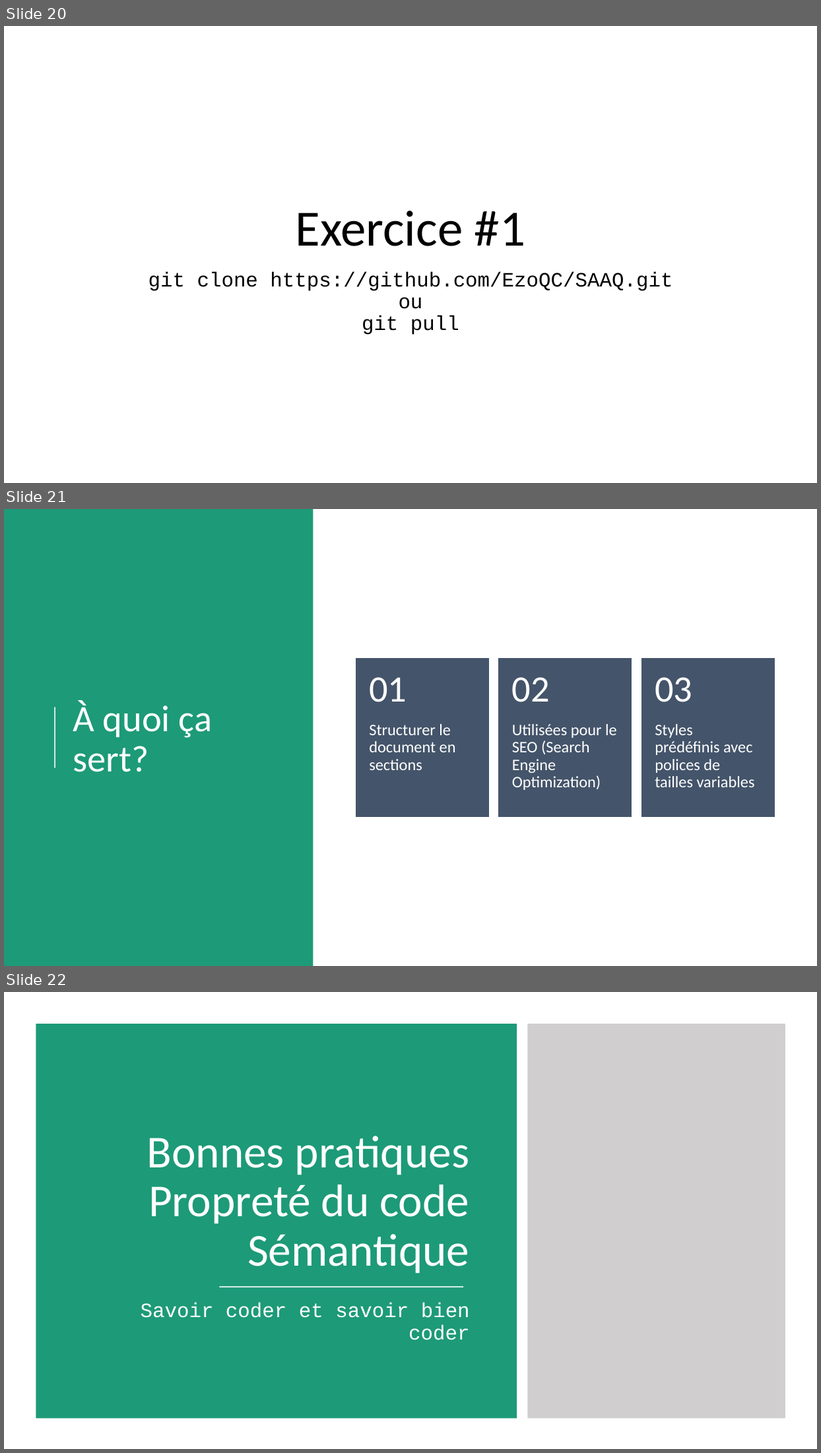
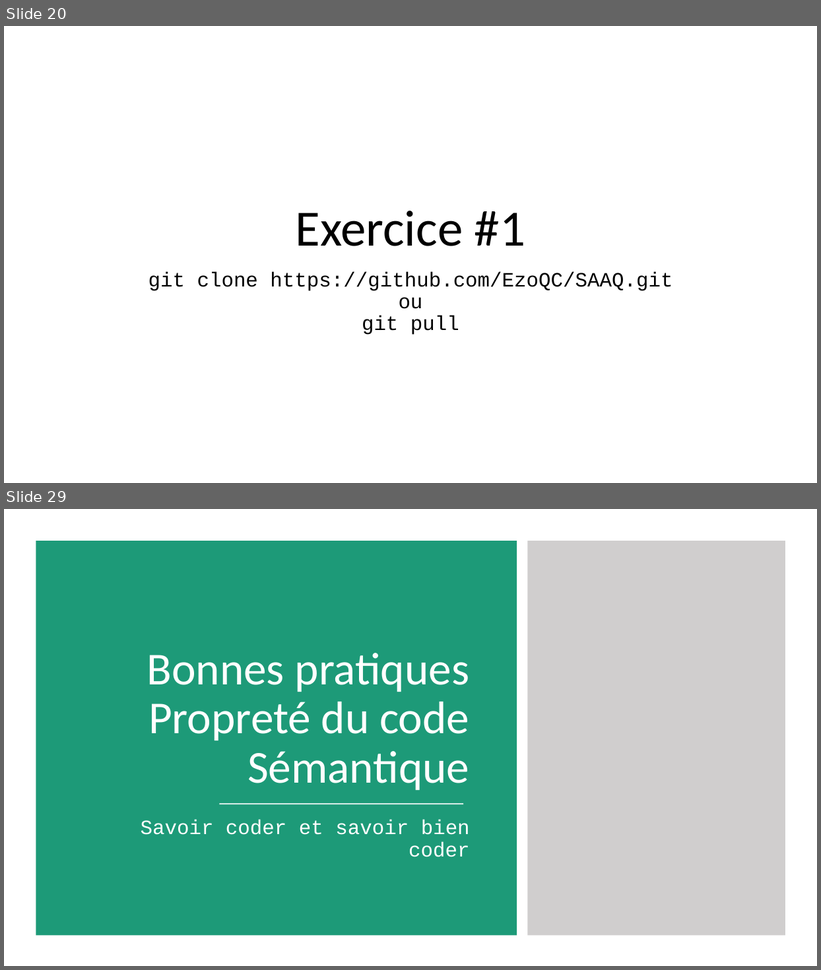
Before and after one commit to fragmatyc/SAAQ, a slide deck: CSS/1. Présentation/Cours CSS - v1.0.pptx. Shown one above the other, each under a label of ours: slides 20, 21 and 22 before the commit, slides 20 and 29 after it; the slides between them are not shown. The pictures are 821x1453 and 821x970 pixels, drawn with LibreOffice and Linux fonts; fonts in the diff are those of the drawing. Boxes give left, top, right and bottom in pixels: in the first picture for what was removed or moved away, otherwise in the second. Text is boxed around its words. In the diff, an @@ line names an element or a change of style, - is before the commit and + after.

```diff
--- a/CSS/1. Présentation/Cours CSS - v1.0.pptx
+++ b/CSS/1. Présentation/Cours CSS - v1.0.pptx
@@ slide 21 removed at (x1=4, y1=509, x2=817, y2=966), background #FFFFFF @@
@@ rectangle removed at (x1=4, y1=509, x2=314, y2=966) @@
@@ group removed at (x1=356, y1=658, x2=774, y2=817): 6 texts, 3 rectangles @@
-Structurer le document en sections
-01
-Utilisées pour le SEO (Search Engine Optimization)
-02
-Styles prédéfinis avec polices de tailles variables
-03
@@ title removed at (x1=73, y1=700, x2=212, y2=772) @@
-À quoi ça sert?
@@ line removed from (55, 768) to (55, 707) @@
@@ what was slide 22 is now slide 29 @@
```
Also in this commit, not shown: 1 slide changed, 8 slides added, 4 other files.
